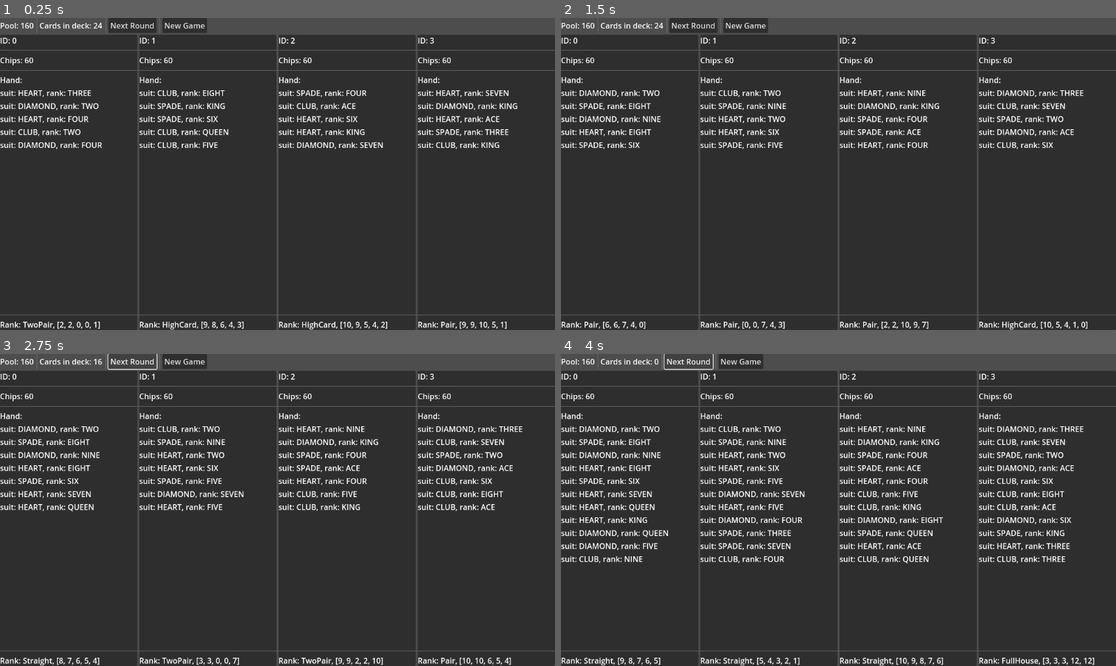
Above: before the commit, frames 1-4 (two rows, left to right).
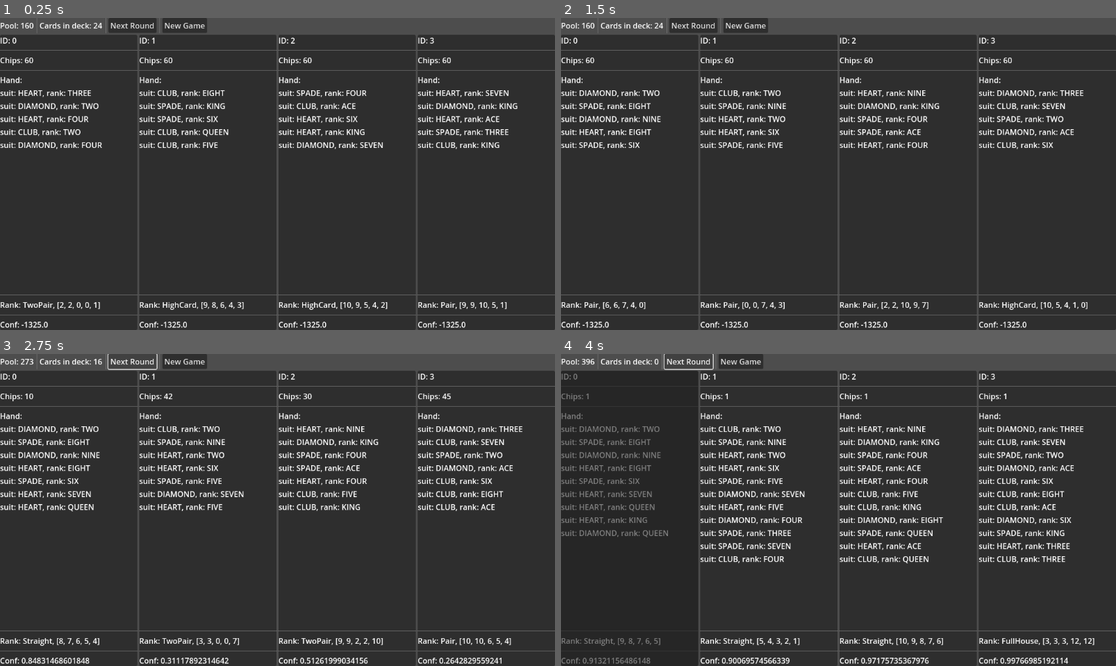
Above: after the commit, the same moments.

Repository: tofimega/ghost-poker
Game: Godot game, scene res://scenes/debug_frontend/debug_frontend.tscn
The game is run twice, just before and just after one commit, with the same random seed, the same clock (stepped at 60 frames per second) and the same inputs.
Inputs:
- Up to frame 1 (0.25 s): no input
- Up to frame 2 (1.5 s): click "New Game" at 0.5 s; click "New Game" at 1.25 s
- Up to frame 3 (2.75 s): click "Next Round" at 2 s
- Up to frame 4 (4 s): click "Next Round" at 2.75 s; click "Next Round" at 3.5 s

The runs differ from the first frame. In frame 1, 1.6% of the frame differs, in the area x 0-100%, y 88-100%; in frame 2, 1.5%; in frame 3, 1.8%; in frame 4, 4.0%, in the area x 0-100%, y 1-100%.

Commit message:
players act

Diff:
--- a/project.godot
+++ b/project.godot
@@ -19,10 +19,6 @@
 
 PokerEngine="*res://scripts/poker_engine.gd"
 
-[physics]
-
-common/physics_ticks_per_second=1
-
 [rendering]
 
 renderer/rendering_method="gl_compatibility"
--- a/scenes/debug_frontend/player_status/player_status.gd
+++ b/scenes/debug_frontend/player_status/player_status.gd
@@ -5,6 +5,7 @@
 @onready var chips: Label = $VBoxContainer/Chips
 @onready var cards: VBoxContainer = $VBoxContainer/ScrollContainer/Cards
 @onready var rank: Label = $VBoxContainer/Rank
+@onready var conf: Label = $VBoxContainer/Conf
 
 
 var player: Player
@@ -13,7 +14,7 @@
 
 func _ready():
 	player=PokerEngine.get_player(player_id)
-	PokerEngine.next_round.connect(_fetch_player_data)
+	PokerEngine.next_round.connect(_fetch_player_data, CONNECT_DEFERRED)
 	_fetch_player_data()
 
 
@@ -35,3 +36,4 @@
 		cards.add_child(card_label)
 	var a=PokerEngine.rank_hand(player.hand)
 	rank.text="Rank: "+Ranking.HandRank.find_key(a.hand_rank)+", "+ str(a.cards_rank) #a.cards_rank.map(func (r: Card.Rank): Card.Rank.find_key(r))
+	conf.text="Conf: "+str(player.controller.conf_last_turn)
--- a/scenes/debug_frontend/player_status/player_status.tscn
+++ b/scenes/debug_frontend/player_status/player_status.tscn
@@ -51,3 +51,11 @@
 [node name="Rank" type="Label" parent="VBoxContainer"]
 layout_mode = 2
 text = "Rank: "
+
+[node name="HSeparator4" type="HSeparator" parent="VBoxContainer"]
+layout_mode = 2
+theme_override_constants/separation = 10
+
+[node name="Conf" type="Label" parent="VBoxContainer"]
+layout_mode = 2
+text = "Conf: "
--- a/scripts/player.gd
+++ b/scripts/player.gd
@@ -13,6 +13,9 @@
 var in_game: bool=true
 
 var controller: PlayerController = PlayerController.new(self)
+
+func _init():
+	PokerEngine.next_round.connect(func(): if in_game: controller.my_turn())
 
 func _notification(what: int) -> void:
 	match what:
--- a/scripts/player_controller/player_controller.gd
+++ b/scripts/player_controller/player_controller.gd
@@ -13,16 +13,16 @@
 
 const POWER_ADD_HRANK: float= 5
 const POWER_ADD_CRANK: float= 1.2
-const POWER_ADD_TIME: float=1.7
+const POWER_ADD_TIME: float=1.5
 const POWER_MULT_HSIZE: float=1
 const POWER_MULT_PLAYERS:float=1
-const TIME_OFFSET: float=1
+const TIME_OFFSET: float=0.5
 
 const MIN_VAR: float=0.9
 const MAX_VAR: float=1.1
 
 func find_odds()->float:
-	var hand_size: int = player.hand.size()
+	#var hand_size: int = player.hand.size()
 	var hand_rank: Ranking = PokerEngine.rank_hand(player.hand)
 
 	var rt: float=1
@@ -39,8 +39,8 @@
 	#rt+=add_time
 
 	# smaller hand  -> bigger num
-	var mult_hsize: float=(1/float(hand_size)*PokerEngine.STARING_HAND_SIZE+0.2)*POWER_MULT_HSIZE
-	rt*=mult_hsize
+	#var mult_hsize: float=(1/float(hand_size)*PokerEngine.STARING_HAND_SIZE+0.2)*POWER_MULT_HSIZE
+	#rt*=mult_hsize
 
 	# more players  -> smaller num
 	var mult_players: float=(float(PokerEngine.players.values().reduce(func(acc: int,p: Player):
@@ -50,16 +50,30 @@
 	rt*=mult_players
 	# some randomness
 	rt*=randf_range(MIN_VAR, MAX_VAR)
-	rt/=(POWER_ADD_CRANK+POWER_ADD_HRANK)*mult_hsize*mult_players*MAX_VAR
-	rt=ease(rt, -((1.0/(PokerEngine.current_turn+TIME_OFFSET)+0.3)*POWER_ADD_TIME))
+	rt/=(POWER_ADD_CRANK+POWER_ADD_HRANK)*mult_players*MAX_VAR
+	#TODO: this isnt quite right, write a custom function that modifies rt based on time
+	rt=ease(rt, -((PokerEngine.current_turn+TIME_OFFSET)*POWER_ADD_TIME))
 
 	#rt=clamp(rt,0,1)
 
 	return rt
 
+const CONF_THRESHOLD: float = 0.1
+var conf_last_turn: float = -1325
 func my_turn() -> void:
 
-	# if odds<~0.05 -> fold
+	# if odds<~0.1 -> fold
+	var confidence: float = find_odds()
+	conf_last_turn = confidence
+	if confidence<CONF_THRESHOLD:
+		player.fold()
+		return
+	var bet_amount: int = player.chips*min(confidence, 1)
+	if bet_amount == 0:
+		player.fold()
+		return
+
 	# else bet odds% of chips
+	player.bet(bet_amount)
 
 	print(player.id, ":",find_odds())
--- a/scripts/poker_engine.gd
+++ b/scripts/poker_engine.gd
@@ -22,7 +22,7 @@
 const STARING_CHIP_COUNT: int = 100
 const STARTING_ANTE: int = 40
 
-#CRITICAL: memleak on new game
+
 var players: Dictionary[int, Player] = {}
 
 var deck: Array[Card] = []
@@ -85,6 +85,7 @@
 		if deck.size()==0: break
 		deal_cards(p, CARDS_PER_ROUND)
 	current_turn+=1
+
 	next_round.emit()
 
 
@@ -120,13 +121,6 @@
 	game_state=GameState.RUNNING
 
 
-#TODO: is only for debug
-#CRITICAL: DON'T FORGET TO RESTORE PHYSICS TICK RATE WHEN REMOVING THIS
-func _physics_process(delta: float) -> void:
-	for p: Player in players.values():
-		p.controller.my_turn()
-	print()
-
 func new_game()->void:
 	_clear_game_state()
 	_init_game_state()
@@ -134,6 +128,8 @@
 
 
 func rank_hand(hand: Array[Card]) -> Ranking:
+
+
 	assert(hand.size()>=5)
 	var rankings: Array[Ranking] = []
 
